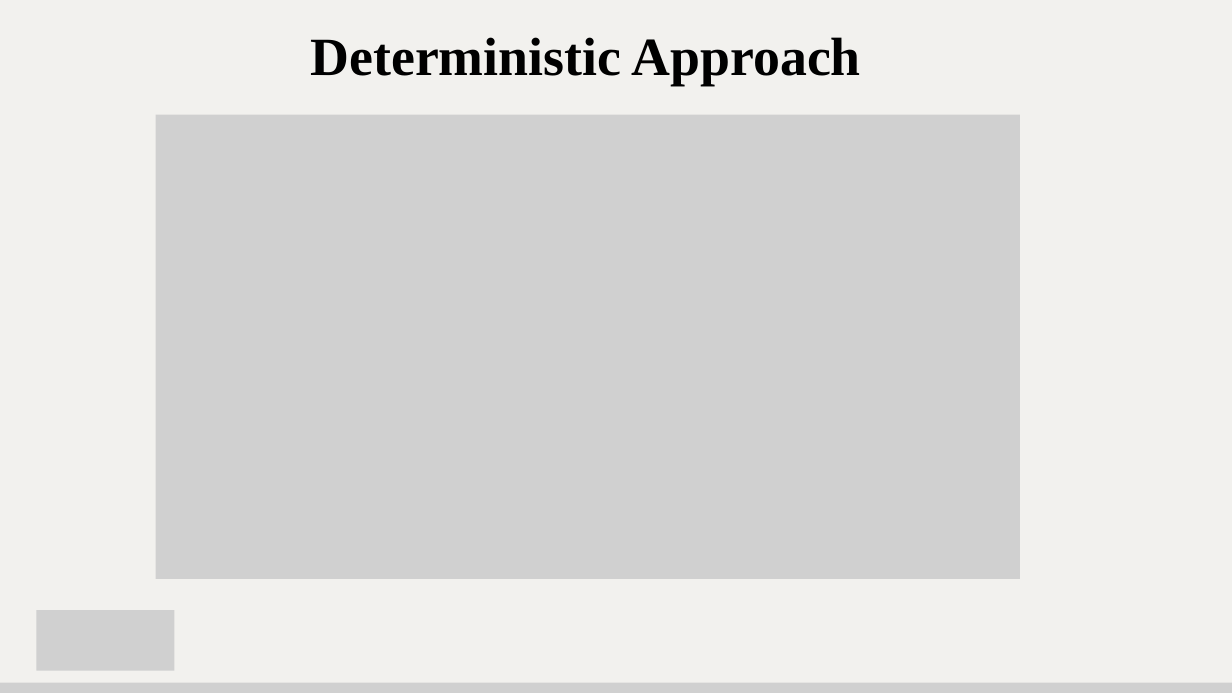
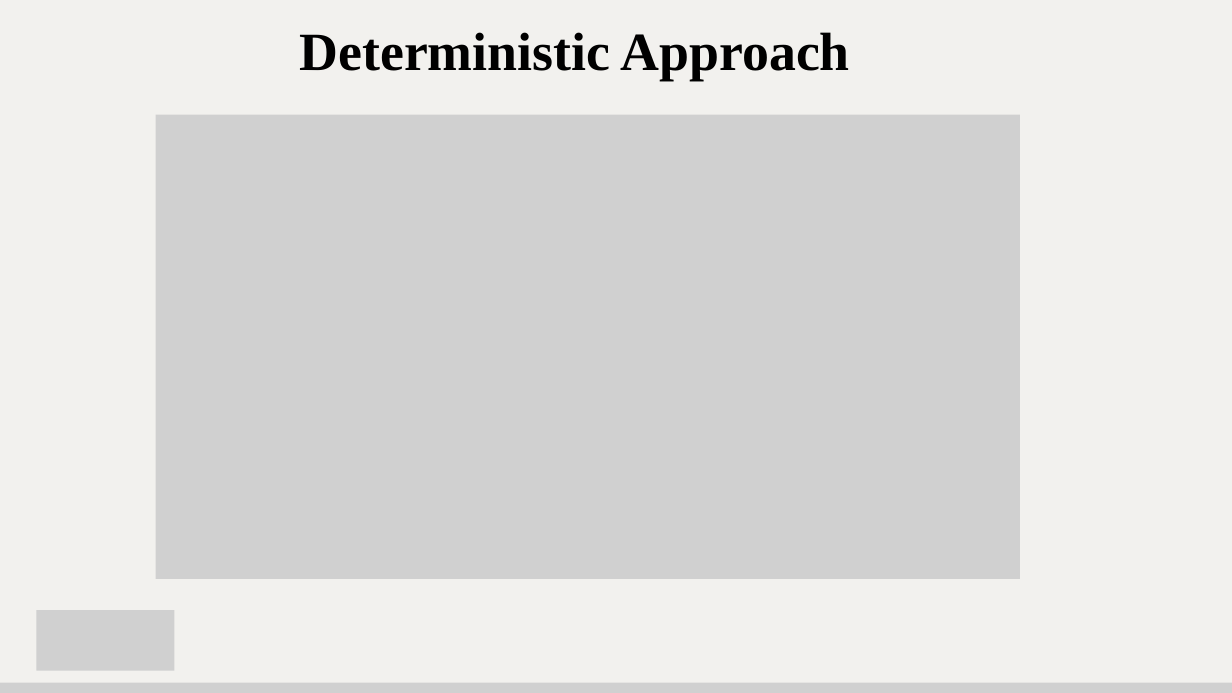
Before and after one commit to maitriparekhcs2848/s2_g3_its, a slide deck: slide 6 of MileStone 5/S2_G3_ITS_M5.pptx. Drawn at 1232x693 pixels with LibreOffice and Linux fonts; fonts in the diff are those of the drawing; grey boxes stand for pictures. Boxes give left, top, right and bottom in pixels: in the first picture for what was removed or moved away, otherwise in the second. Text is boxed around its words. In the diff, an @@ line names an element or a change of style, - is before the commit and + after.

```diff
--- a/MileStone 5/S2_G3_ITS_M5.pptx
+++ b/MileStone 5/S2_G3_ITS_M5.pptx
@@ text "Deterministic Approach": place and size @@
-text "Deterministic Approach" at [311,37,861,86]
+text "Deterministic Approach" at [300,32,850,81]
```
Also in this commit, not shown: 13 other slides changed.
